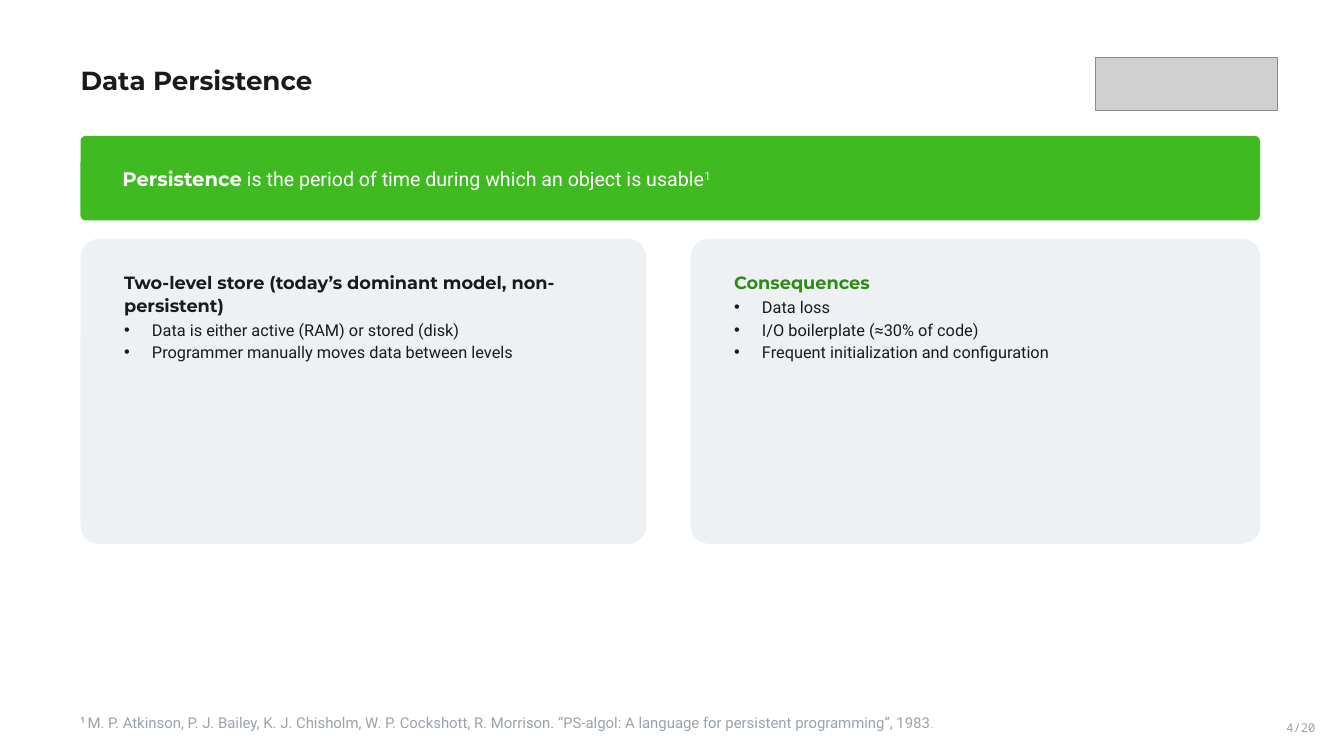
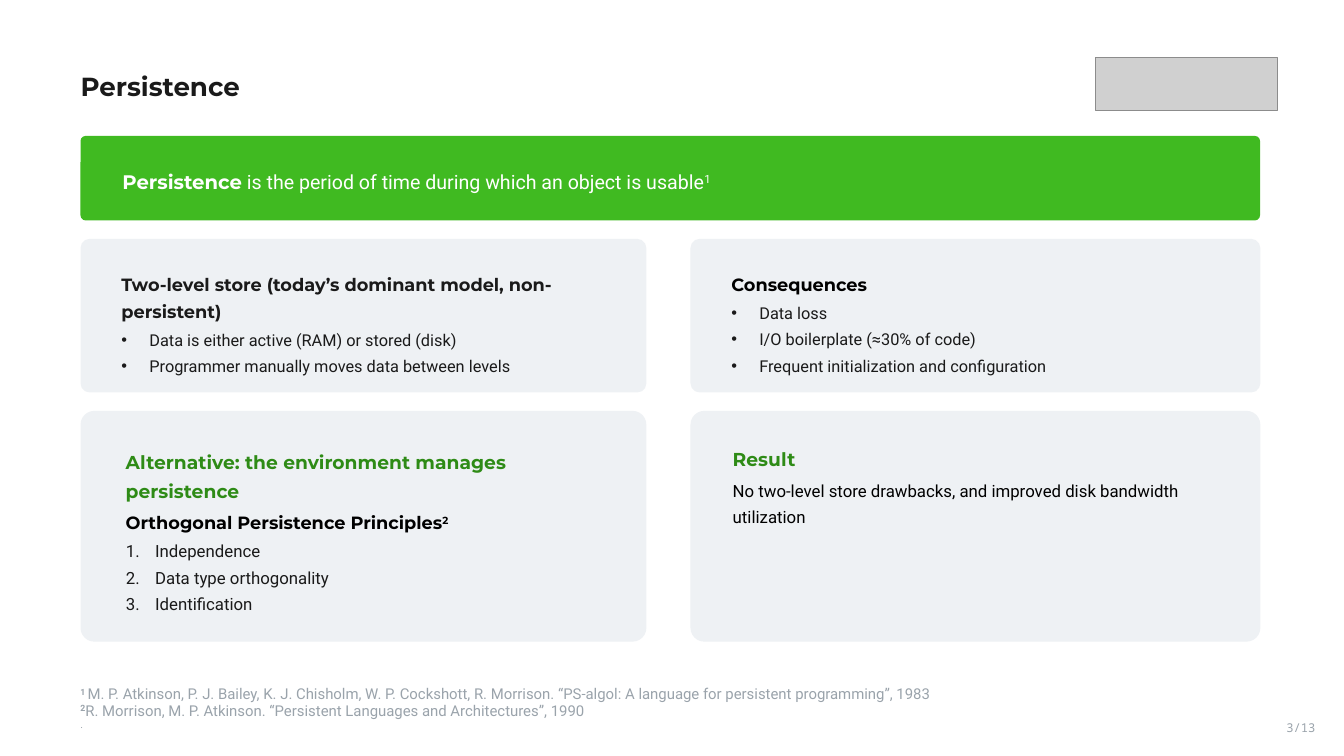
Before and after one commit to VoronM1522/Thesis_draft, a slide deck: slide 3 of presentation/slides_main.pptx (slide 4 before the commit). Drawn at 1344x756 pixels with LibreOffice and Linux fonts; fonts in the diff are those of the drawing; grey boxes stand for pictures. Boxes give left, top, right and bottom in pixels: in the first picture for what was removed or moved away, otherwise in the second. Text is boxed around its words. In the diff, an @@ line names an element or a change of style, - is before the commit and + after.

```diff
--- a/presentation/slides_main.pptx
+++ b/presentation/slides_main.pptx
@@ text at box(81, 75, 240, 97): text changed @@
-Data Persistence
+Persistence
@@ rounded rectangle "Persistence is the period of ..." at box(81, 136, 1260, 220): line spacing 27pt to 1.29 @@
@@ rounded rectangle "Two-level store (today’s dominant model, ...": place and size @@
-rounded rectangle "Two-level store (today’s dominant model, ..." at box(81, 239, 646, 544)
+rounded rectangle "Two-level store (today’s dominant model, ..." at box(81, 239, 646, 392)
@@ rounded rectangle "Two-level store (today’s dominant model, ..." at box(81, 239, 646, 392): line spacing 24pt to 1.26; less space between paragraphs; line spacing 22pt to 1.26; more space between paragraphs @@
@@ rounded rectangle "Consequences": place and size @@
-rounded rectangle "Consequences" at box(690, 239, 1260, 544)
+rounded rectangle "Consequences" at box(690, 239, 1260, 392)
@@ rounded rectangle "Consequences" at box(690, 239, 1260, 392): text colour #2E8B16 to #000000 in "Consequences"; line spacing 24pt to 1.26; less space between paragraphs; line spacing 22pt to 1.26; more space between paragraphs @@
@@ rounded rectangle added at box(81, 411, 646, 641), fill #EEF1F4, 18 pt, text #1A1A1A, bold @@
+Alternative: the environment manages persistence
+Orthogonal Persistence Principles2
+1. Independence
+2. Data type orthogonality
+3. Identification
@@ rounded rectangle added at box(690, 411, 1260, 641), fill #EEF1F4, 18 pt, text #000000 @@
+Result
+No two-level store drawbacks, and improved disk bandwidth utilization
@@ text at box(88, 688, 929, 719): text changed @@
-1 M. P. Atkinson, P. J. Bailey, K. J. Chisholm, W. P. Cockshott, R. Morrison. “PS-algol: A language for persistent programming”, 1983.
+1 M. P. Atkinson, P. J. Bailey, K. J. Chisholm, W. P. Cockshott, R. Morrison. “PS-algol: A language for persistent programming”, 1983
+2R. Morrison, M. P. Atkinson. “Persistent Languages and Architectures”, 1990
+.
@@ text at box(1286, 723, 1315, 732): text changed @@
-4/20
+3/13
```
Also in this commit, not shown: 12 other slides changed, 8 slides removed, 4 other files.
